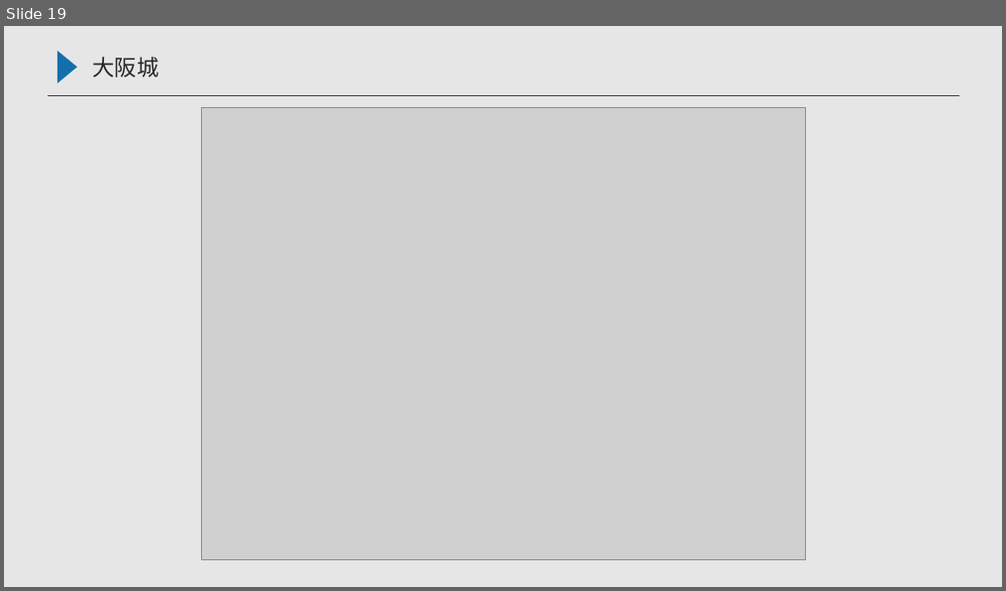
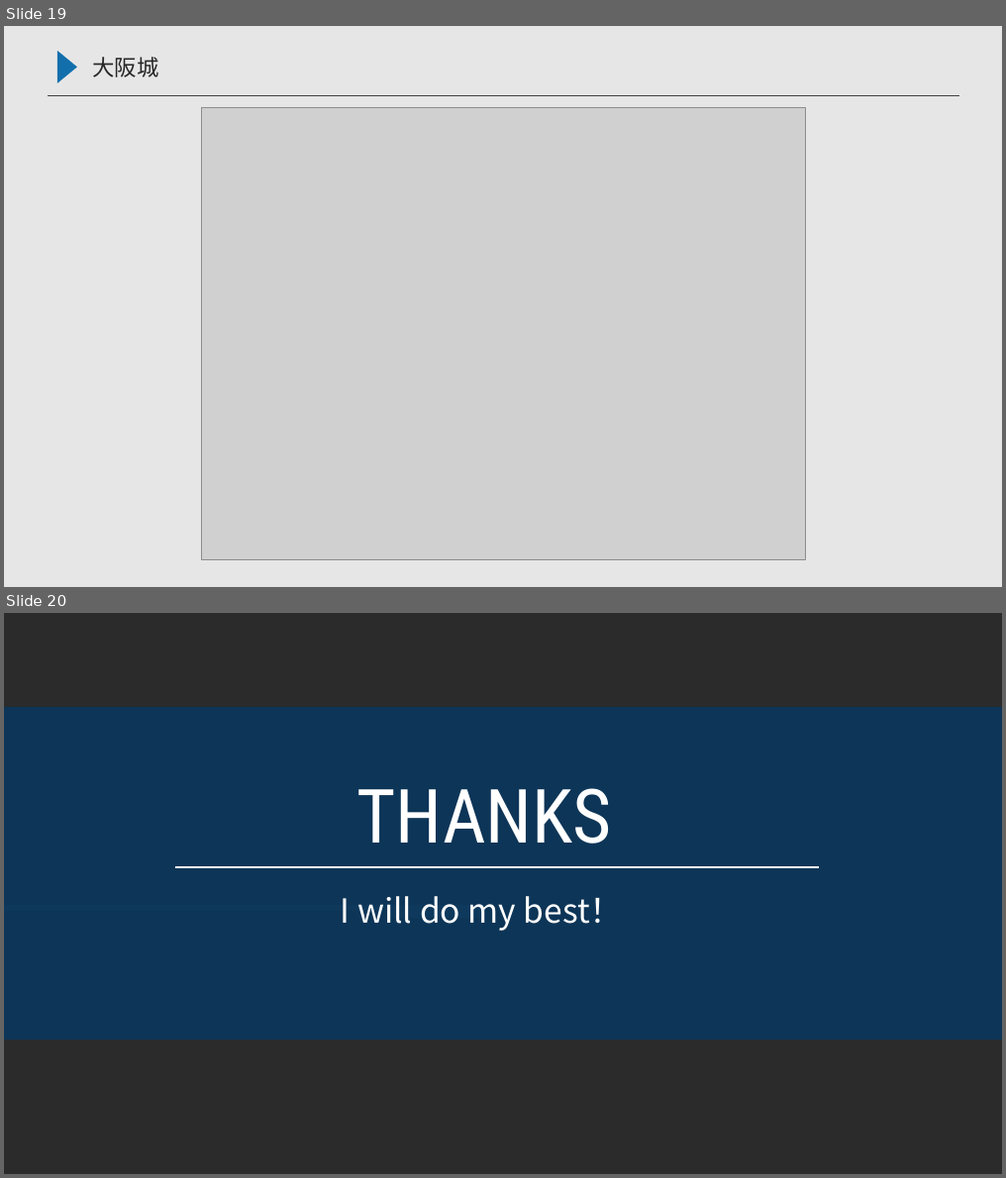
Before and after one commit to mashihao/GoogleMap, a slide deck: 中間発表会(尹鴻濤).pptx. Shown one above the other, each under a label of ours: slide 19 before the commit, slides 19 and 20 after it. The pictures are 1006x591 and 1006x1178 pixels, drawn with LibreOffice and Linux fonts; fonts in the diff are those of the drawing; grey boxes stand for pictures; background and template pictures are left out; a plain dark background stands for a picture behind light text. Boxes give left, top, right and bottom in pixels: in the first picture for what was removed or moved away, otherwise in the second. Text is boxed around its words. In the diff, an @@ line names an element or a change of style, - is before the commit and + after.

```diff
--- a/中間発表会(尹鴻濤).pptx
+++ b/中間発表会(尹鴻濤).pptx
@@ slide 20 added at [4, 613, 1002, 1174], background picture (left out) @@
@@ rectangle added at [4, 707, 1002, 1040], fill #073860 at 83% opacity @@
@@ text added at [357, 788, 612, 844], 54 pt, text #FFFFFF @@
+THANKS
@@ line added from (174, 867) to (820, 867), #FFFFFF 1.5 pt @@
@@ rectangle added at [4, 905, 485, 910], fill #333F50 @@
@@ text added at [341, 896, 624, 931], 24 pt, text #FFFFFF @@
+I will do my best！
@@ rectangle added at [390, 910, 485, 918], fill #333F50 @@
```
Also in this commit, not shown: 2 slides changed, 1 slide removed, 5 other files.
